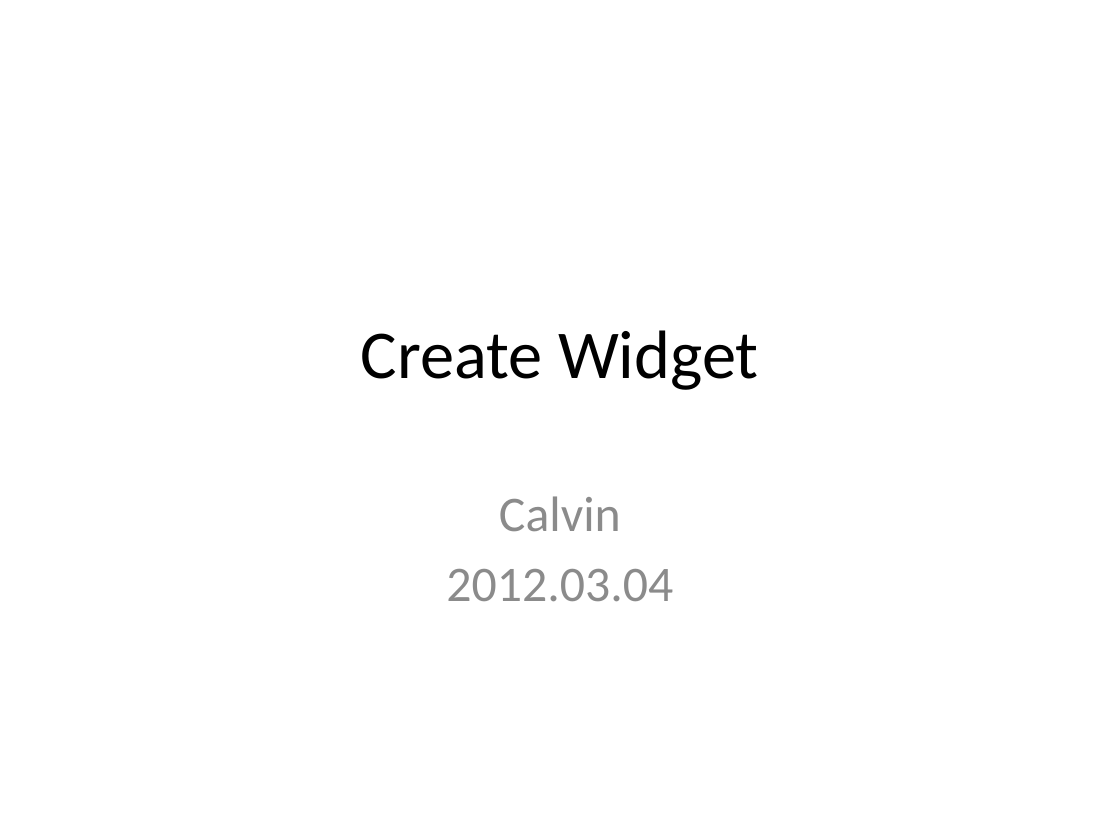
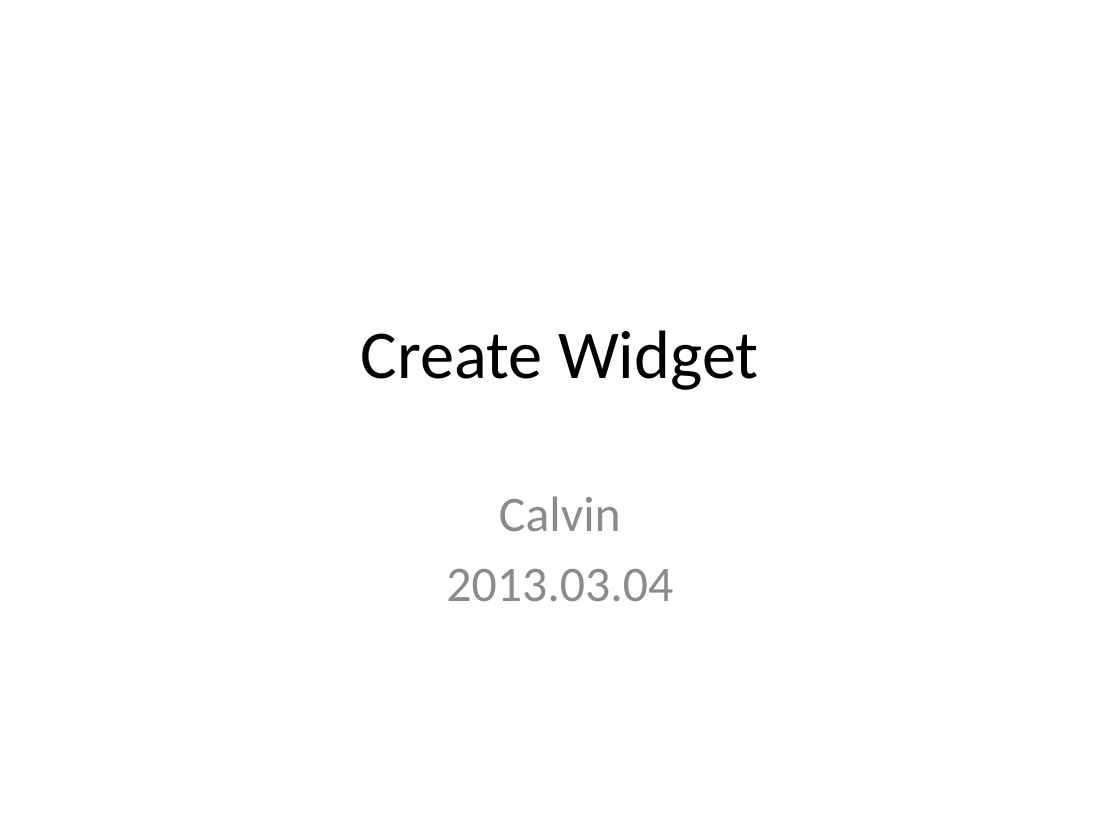
Before and after one commit to PathGeo/SalesTime, a slide deck: slide 1 of demo/doc/create widget.pptx. Drawn at 1120x840 pixels with LibreOffice and Linux fonts; fonts in the diff are those of the drawing. Boxes give left, top, right and bottom in pixels: in the first picture for what was removed or moved away, otherwise in the second. Text is boxed around its words. In the diff, an @@ line names an element or a change of style, - is before the commit and + after.

```diff
--- a/demo/doc/create widget.pptx
+++ b/demo/doc/create widget.pptx
@@ subtitle at [446, 569, 673, 601]: text changed @@
-2012.03.04
+2013.03.04
```
Also in this commit, not shown: 1 other slide changed, 5 slides added, 3 other files.
